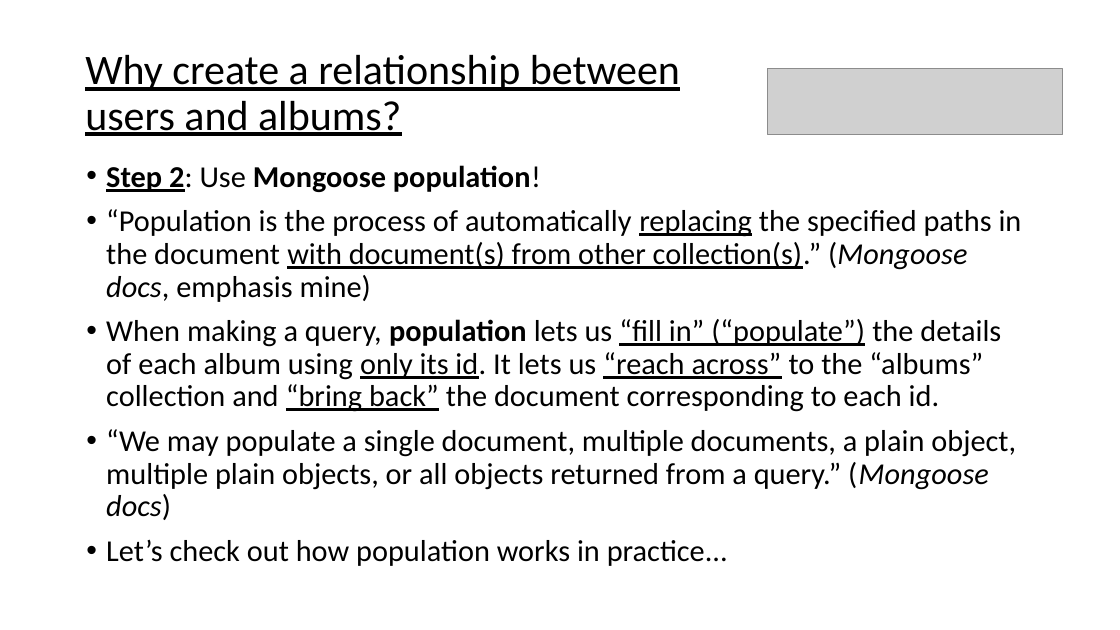
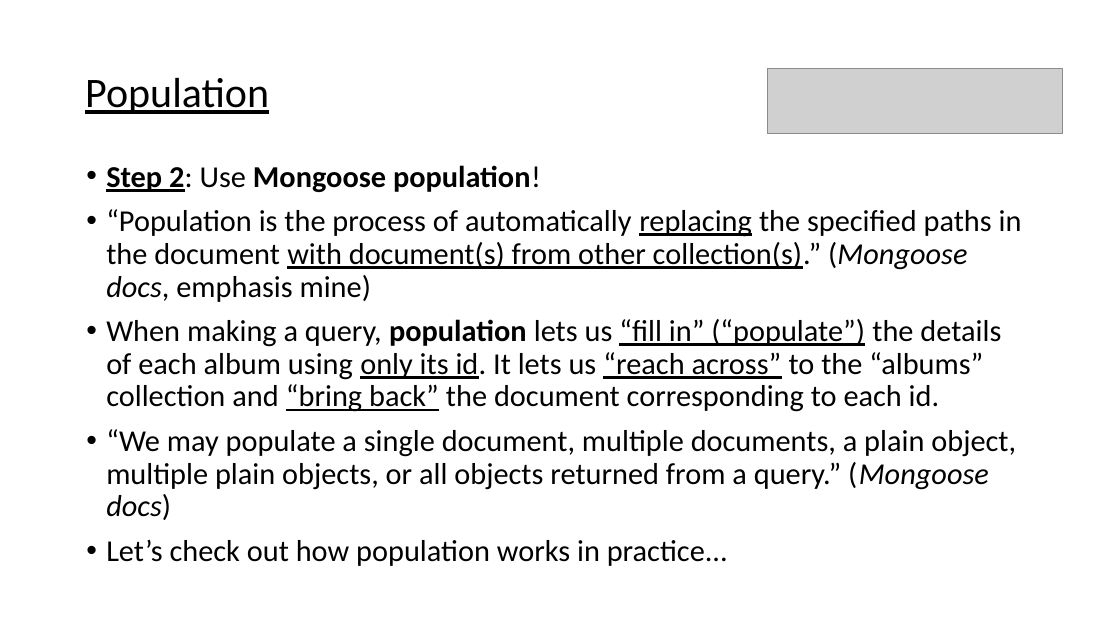
Before and after one commit to E08-2/live-session_backend_population, a slide deck: slide 8 of Notes/backend_population.pptx. Drawn at 1120x630 pixels with LibreOffice and Linux fonts; fonts in the diff are those of the drawing; grey boxes stand for pictures. Boxes give left, top, right and bottom in pixels: in the first picture for what was removed or moved away, otherwise in the second. Text is boxed around its words. In the diff, an @@ line names an element or a change of style, - is before the commit and + after.

```diff
--- a/Notes/backend_population.pptx
+++ b/Notes/backend_population.pptx
@@ text at [85,78,269,114]: text changed @@
-Why create a relationship between users and albums?
+Population
```
Also in this commit, not shown: 3 other slides changed, 30 other files.
